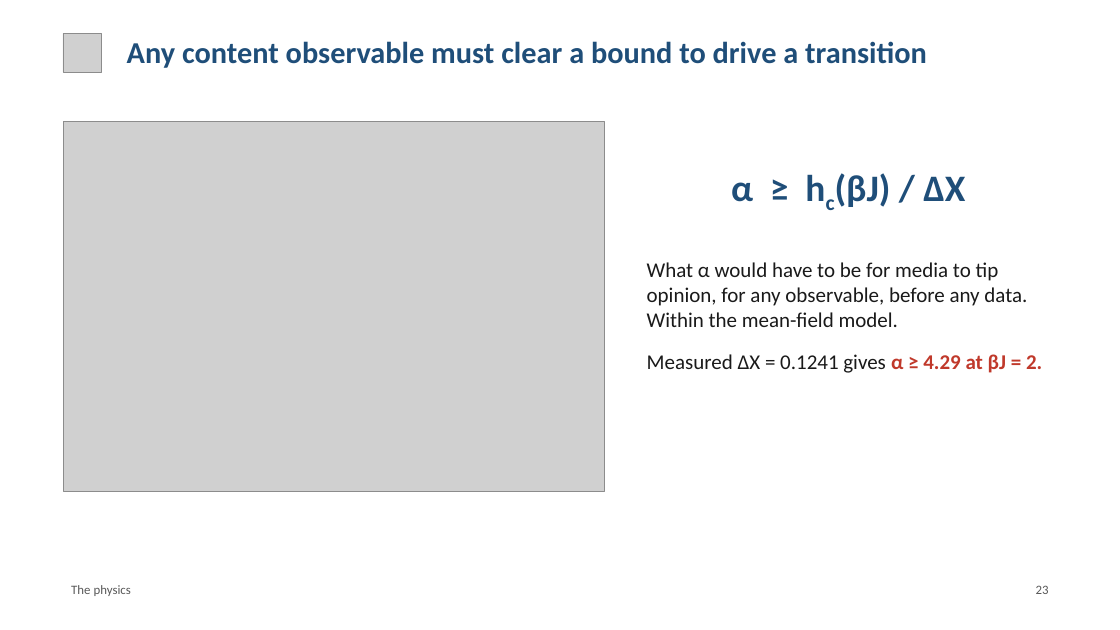
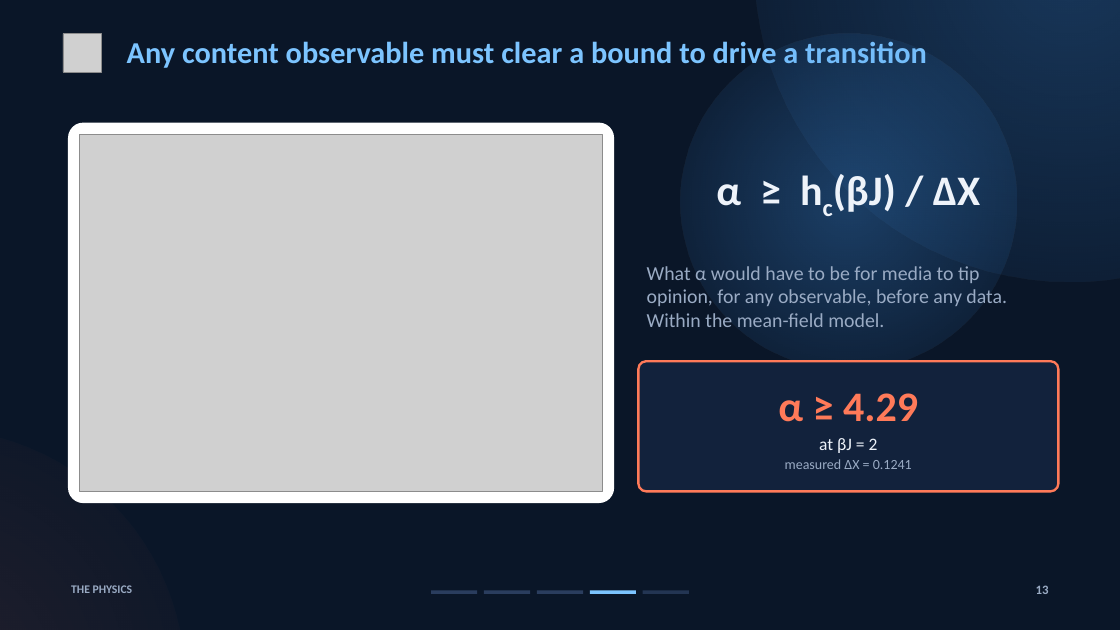
Before and after one commit to brn-mwai/monarch, a slide deck: slide 13 of docs/defence/Monarch_Defence.pptx (slide 23 before the commit). Drawn at 1120x630 pixels with LibreOffice and Linux fonts; fonts in the diff are those of the drawing; grey boxes stand for pictures. Boxes give left, top, right and bottom in pixels: in the first picture for what was removed or moved away, otherwise in the second. Text is boxed around its words. In the diff, an @@ line names an element or a change of style, - is before the commit and + after.

Commit message:
Restyle the defence deck dark and cut it to 15 slides
Dark navy theme with section progress, spin-lattice title, stat tiles,
to-scale bars for eta squared and effect sizes, and a reversal interval
chart. Figures sit on paper cards. Numbers unchanged.

```diff
--- a/docs/defence/Monarch_Defence.pptx
+++ b/docs/defence/Monarch_Defence.pptx
@@ background #FFFFFF to #0A1628 @@
@@ text "Any content observable must clear ..." at [127, 41, 927, 68]: text colour #1F4E79 to #7CC4FF @@
@@ ellipse added at [755, 0, 1120, 281], fill gradient #3E8EDE @@
@@ ellipse added at [681, 34, 1017, 370], fill gradient #3E8EDE @@
@@ rounded rectangle added at [68, 123, 614, 503], fill #FFFFFF @@
@@ picture: place and size @@
-picture at [63, 122, 604, 492]
+picture at [80, 134, 602, 492]
@@ text "α ≥ hc(βJ) / ΔX" at [716, 174, 980, 212]: size 32 to 36 pt, text colour #1F4E79 to #EEF3FA @@
@@ text "What α would have to ..." at [647, 266, 1007, 327]: size 18 to 17 pt, text colour #1A1A1A to #9AABC4; less space between paragraphs @@
@@ text at [647, 354, 1042, 373]: paragraph removed @@
-Measured ΔX = 0.1241 gives α ≥ 4.29 at βJ = 2.
@@ rounded rectangle added at [639, 361, 1059, 492], fill #12223C, outline #FF7A59 2 pt, 12 pt, text #9AABC4 @@
+α ≥ 4.29
+at βJ = 2
+measured ΔX = 0.1241
@@ ellipse added at [0, 429, 185, 630], fill gradient #FF7A59 @@
@@ text at [71, 585, 133, 593]: text changed; size 11 to 10 pt; text colour #595959 to #9AABC4; bold on @@
-The physics
+THE PHYSICS
@@ rectangle added at [431, 591, 477, 594], fill #2A3D5E @@
@@ rectangle added at [484, 591, 530, 594], fill #2A3D5E @@
@@ rectangle added at [537, 591, 583, 594], fill #2A3D5E @@
@@ rectangle added at [590, 591, 636, 594], fill #7CC4FF @@
@@ rectangle added at [643, 591, 689, 594], fill #2A3D5E at 80% opacity @@
@@ text at [1036, 585, 1049, 594]: text changed; text colour #595959 to #9AABC4; bold on @@
-23
+13
```
Also in this commit, not shown: 13 other slides changed, 1 slide added, 15 slides removed, 19 other files.
